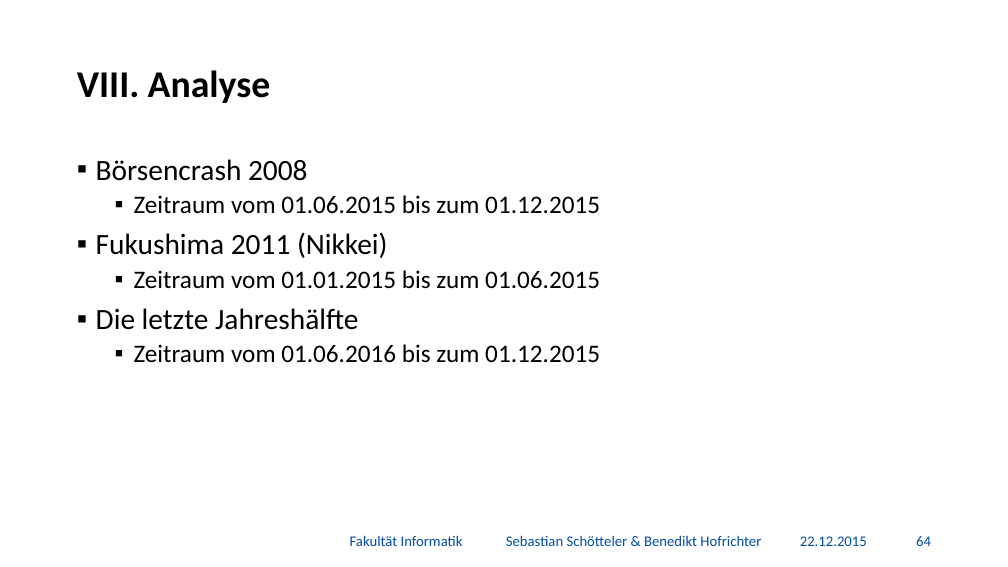
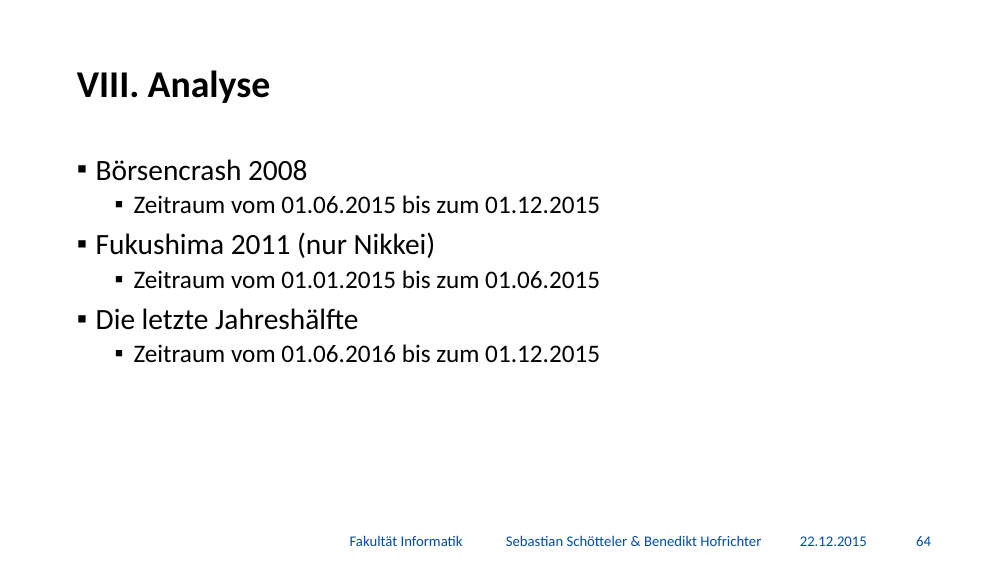
Before and after one commit to BenediktGitGit/soco15, a slide deck: slide 65 of 3b_Vortrag/Präsentation.pptx. Drawn at 1008x567 pixels with LibreOffice and Linux fonts; fonts in the diff are those of the drawing; background and template pictures are left out. Boxes give left, top, right and bottom in pixels: in the first picture for what was removed or moved away, otherwise in the second. Text is boxed around its words. In the diff, an @@ line names an element or a change of style, - is before the commit and + after.

```diff
--- a/3b_Vortrag/Präsentation.pptx
+++ b/3b_Vortrag/Präsentation.pptx
@@ text at (x1=96, y1=232, x2=436, y2=258): text changed @@
-▪ Fukushima 2011 (Nikkei)
+▪ Fukushima 2011 (nur Nikkei)
```
Also in this commit, not shown: 7 other slides changed.
